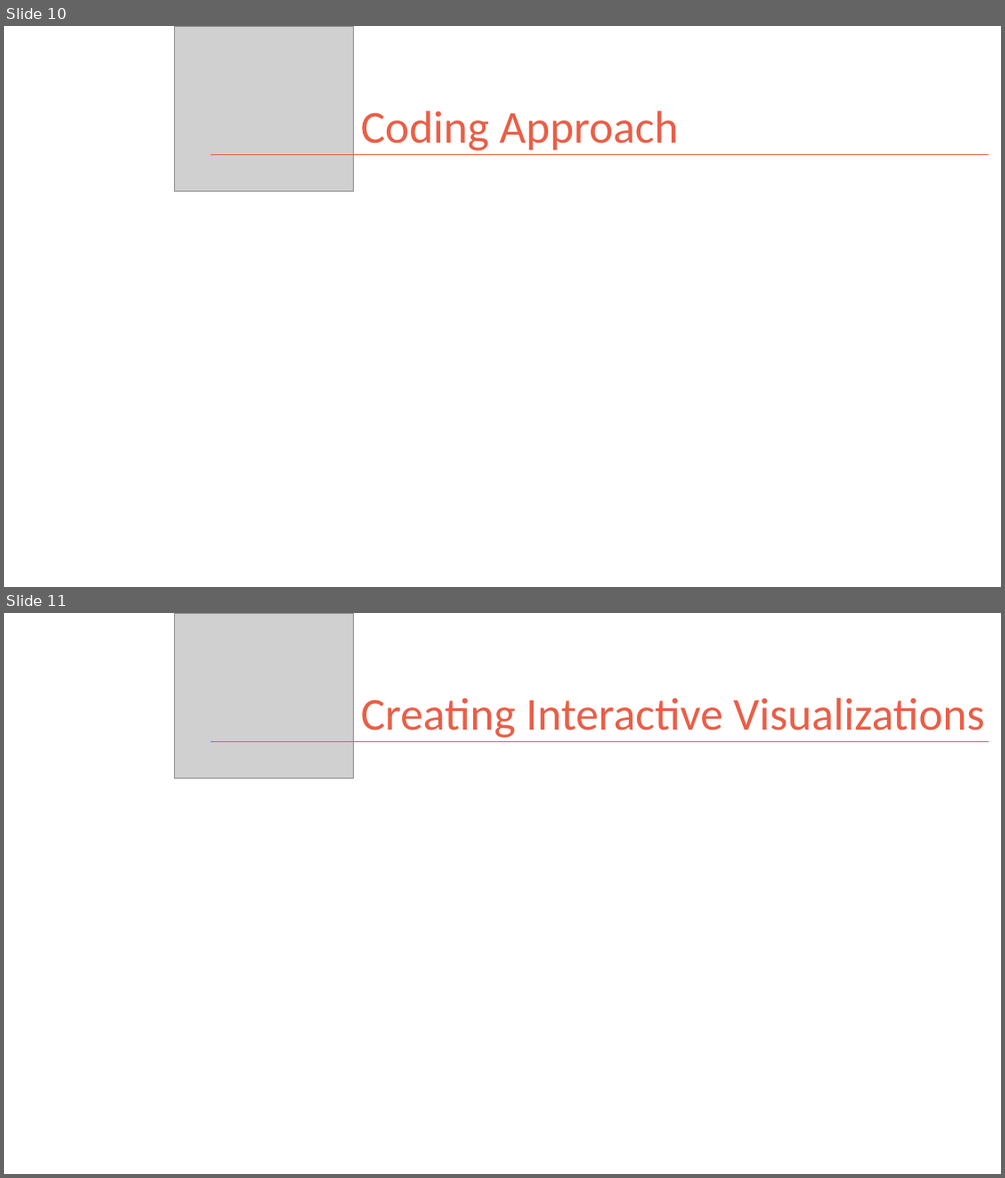
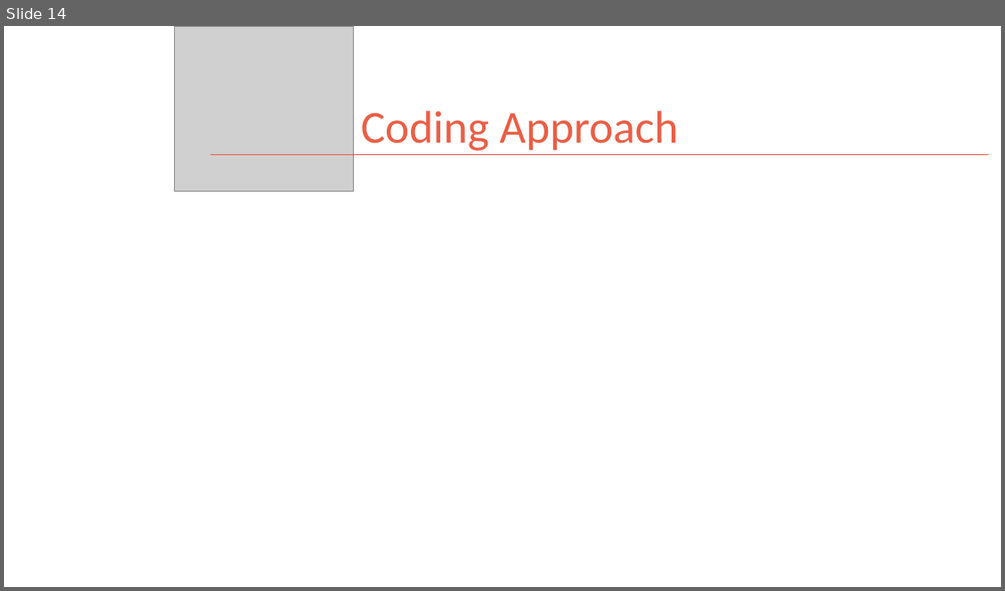
Before and after one commit to kman4/Airbnb_analysis_NYC, a slide deck: Airbnb NYC Analysis Presentation Deck.pptx. Shown one above the other, each under a label of ours: slides 10 and 11 before the commit, slide 14 after it. The pictures are 1005x1178 and 1005x591 pixels, drawn with LibreOffice and Linux fonts; fonts in the diff are those of the drawing; grey boxes stand for pictures. Boxes give left, top, right and bottom in pixels: in the first picture for what was removed or moved away, otherwise in the second. Text is boxed around its words. In the diff, an @@ line names an element or a change of style, - is before the commit and + after.

```diff
--- a/Airbnb NYC Analysis Presentation Deck.pptx
+++ b/Airbnb NYC Analysis Presentation Deck.pptx
@@ slide 11 removed at (x1=4, y1=613, x2=1001, y2=1174), background #FFFFFF @@
@@ picture removed at (x1=175, y1=613, x2=353, y2=779) @@
@@ title removed at (x1=361, y1=698, x2=984, y2=738) @@
-Creating Interactive Visualizations
@@ line removed from (210, 742) to (989, 742) @@
@@ what was slide 10 is now slide 14 @@
```
Also in this commit, not shown: 3 slides changed, 3 slides added.
